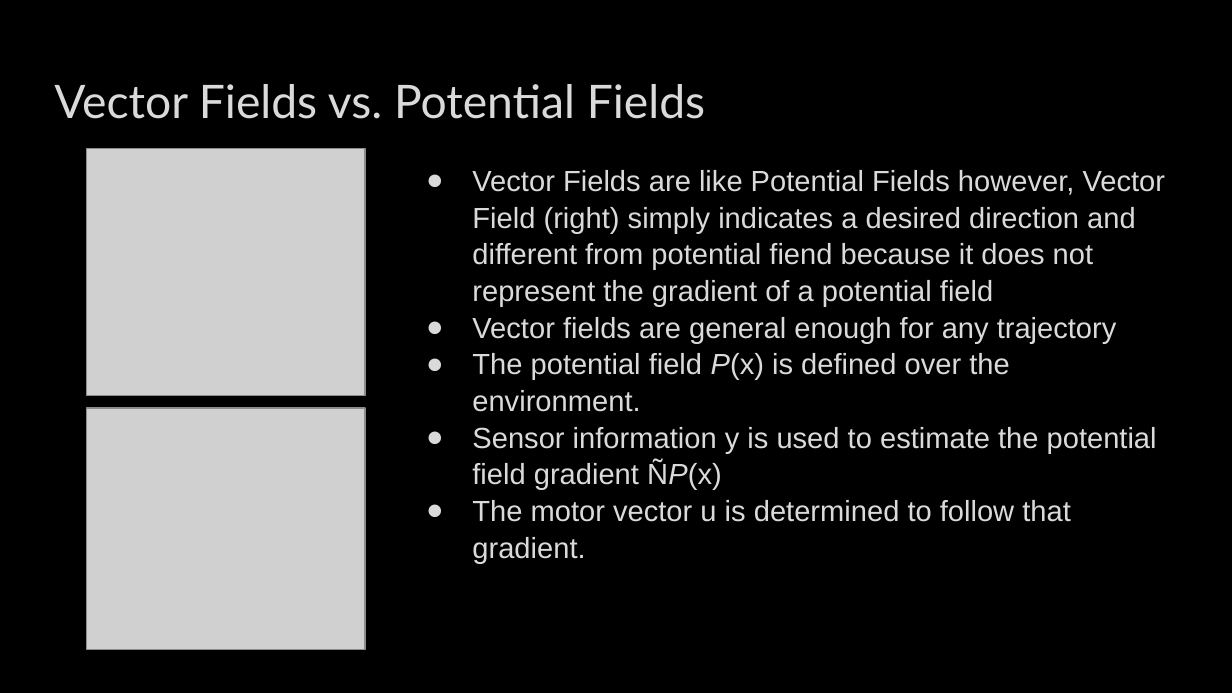
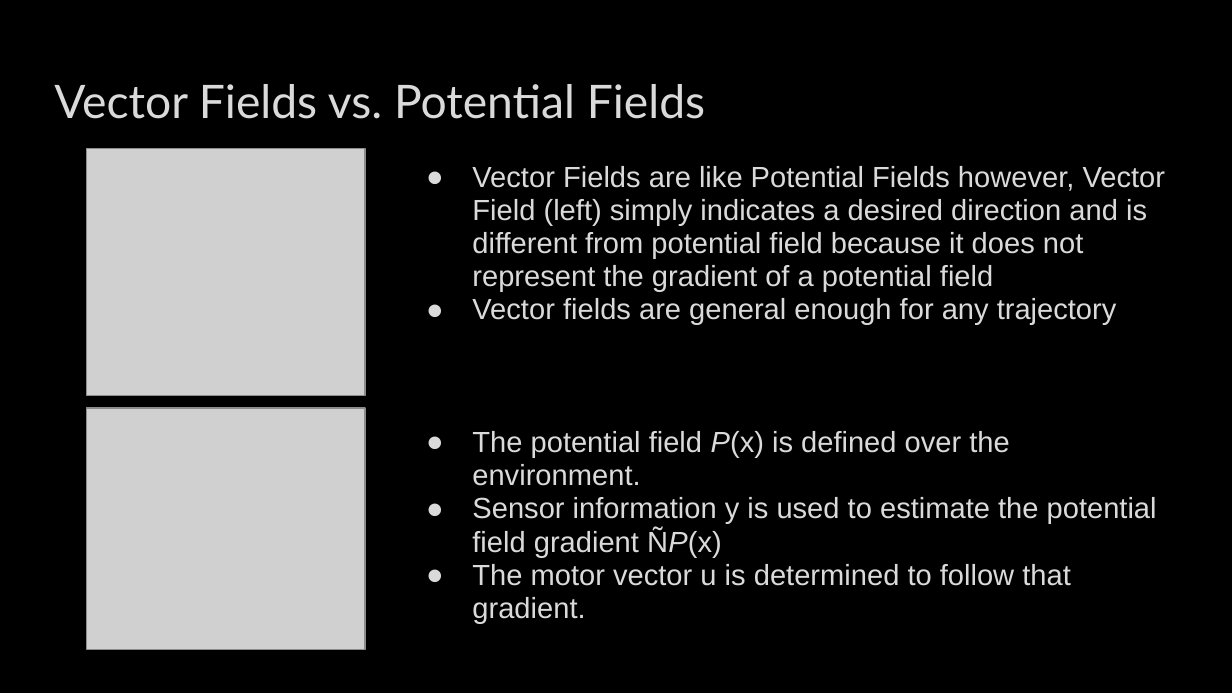
Before and after one commit to rdensamo/CSE498-FinalProject-21-Densamo, a slide deck: slide 3 of Aerial Robotics Final Project Presentation .pptx. Drawn at 1232x693 pixels with LibreOffice and Linux fonts; fonts in the diff are those of the drawing; grey boxes stand for pictures; background and template pictures are left out. Boxes give left, top, right and bottom in pixels: in the first picture for what was removed or moved away, otherwise in the second. Text is boxed around its words. In the diff, an @@ line names an element or a change of style, - is before the commit and + after.

Commit message:
updated code and presentation

```diff
--- a/Aerial Robotics Final Project Presentation .pptx
+++ b/Aerial Robotics Final Project Presentation .pptx
@@ text at box(472, 166, 1166, 291): text changed @@
-● Vector Fields are like Potential Fields however, Vector Field (right) simply indicates a desired direction and different from potential fiend because it does not represent the gradient of a potential field
+● Vector Fields are like Potential Fields however, Vector Field (left) simply indicates a desired direction and is different from potential field because it does not represent the gradient of a potential field
@@ text at box(472, 298, 1157, 623): line spacing 1.05 to 0.95 @@
```
Also in this commit, not shown: 6 other slides changed, 1 slide added, 1 slide removed, 1 other file.
